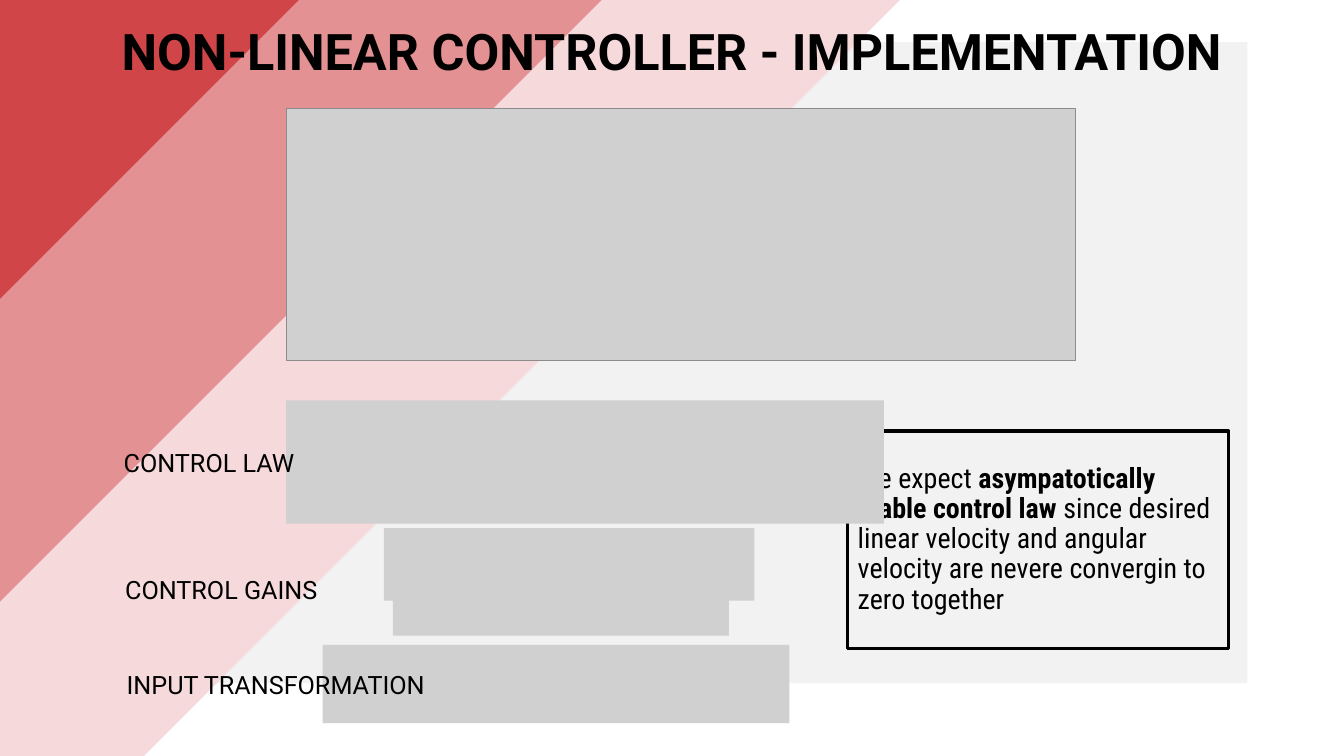
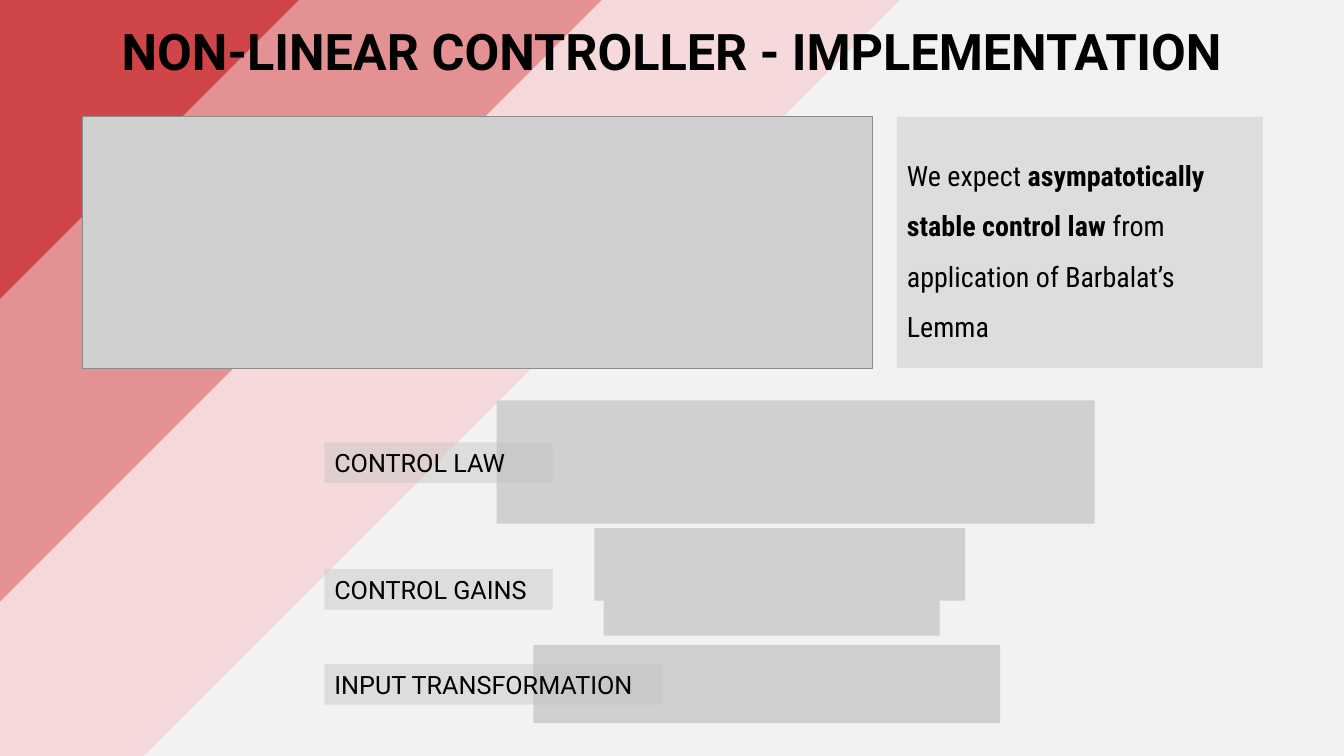
Before and after one commit to PippoGot/R-C2, a slide deck: slide 19 of documentation/presentation.pptx (slide 17 before the commit). Drawn at 1344x756 pixels with LibreOffice and Linux fonts; fonts in the diff are those of the drawing; grey boxes stand for pictures. Boxes give left, top, right and bottom in pixels: in the first picture for what was removed or moved away, otherwise in the second. Text is boxed around its words. In the diff, an @@ line names an element or a change of style, - is before the commit and + after.

Commit message:
new style !!!

```diff
--- a/documentation/presentation.pptx
+++ b/documentation/presentation.pptx
@@ rectangle resized from (x1=97, y1=42, x2=1248, y2=684) to (x1=97, y1=0, x2=1344, y2=756) @@
@@ picture moved from (x1=286, y1=109, x2=1077, y2=360) to (x1=83, y1=117, x2=873, y2=368) @@
@@ rectangle "We expect asympatotically stable control ..." resized from (x1=848, y1=432, x2=1229, y2=648) to (x1=897, y1=117, x2=1263, y2=368) @@
@@ rectangle "We expect asympatotically stable control ..." at (x1=897, y1=117, x2=1263, y2=368): fill none to #BFBFBF at 40% opacity; outline #000000 2.25 pt to none @@
@@ text in rectangle at (x1=907, y1=165, x2=1205, y2=338): text changed @@
-We expect asympatotically stable control law since desired linear velocity and angular velocity are nevere convergin to zero together
+We expect asympatotically stable control law from application of Barbalat’s Lemma
@@ fill none to #BFBFBF at 40% opacity in 3 elements at (x1=325, y1=664, x2=662, y2=705), (x1=325, y1=569, x2=553, y2=609), (x1=325, y1=443, x2=553, y2=483) @@
@@ 4 pictures, 3 rectangles moved together from (x1=124, y1=400, x2=884, y2=724) to (x1=325, y1=400, x2=1095, y2=724) @@
```
Also in this commit, not shown: 25 other slides changed, 2 slides added.
